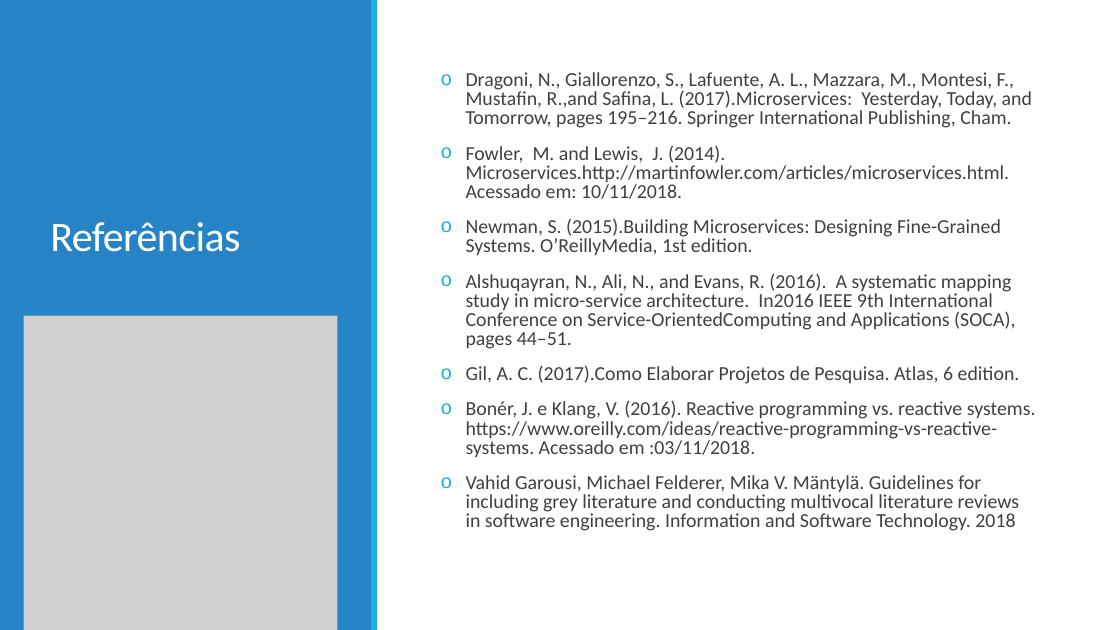
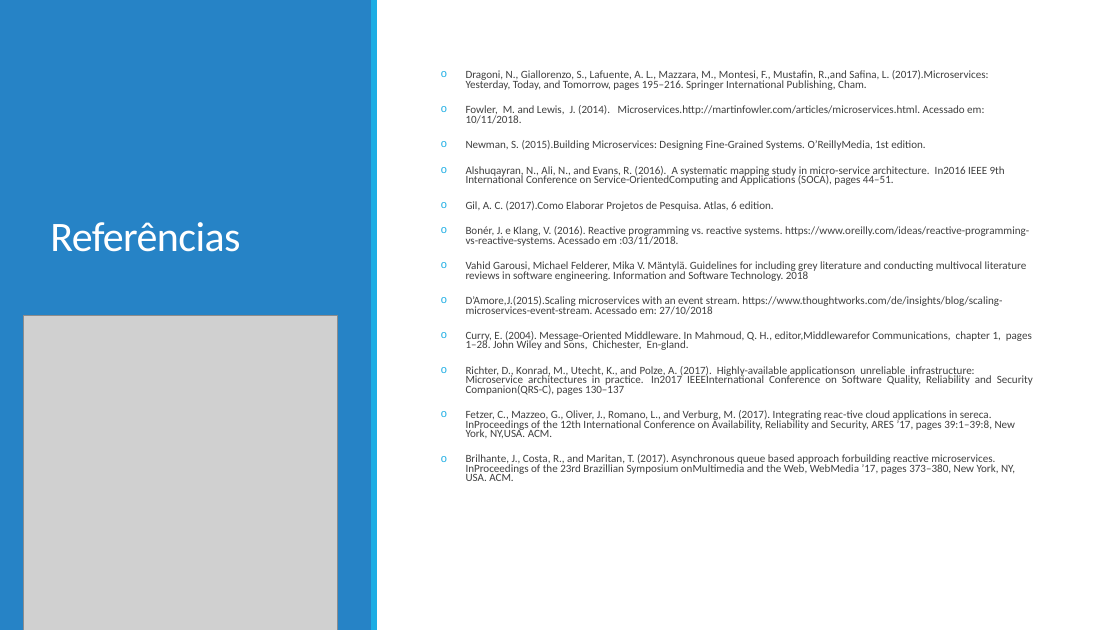
Before and after one commit to mrezende/architecture-discipline, a slide deck: slide 12 of article-presentation/Artigo.pptx. Drawn at 1120x630 pixels with LibreOffice and Linux fonts; fonts in the diff are those of the drawing; grey boxes stand for pictures. Boxes give left, top, right and bottom in pixels: in the first picture for what was removed or moved away, otherwise in the second. Text is boxed around its words. In the diff, an @@ line names an element or a change of style, - is before the commit and + after.

Commit message:
alteracao dos resultados

```diff
--- a/article-presentation/Artigo.pptx
+++ b/article-presentation/Artigo.pptx
@@ text at box(466, 70, 1029, 281): size 17 to 9.5 pt in "Dragoni, N., Giallorenzo, S., Lafuente, A. L., ...", "Fowler, M. and Lewis, J. (2014). Microservices.http://martin ...", "Newman, S. (2015).Building Microservices: Designing Fine-Gra ...", "Alshuqayran, N., Ali, N., and Evans, R. ..." and 3 more places; line spacing 0.8 to 0.7 @@
@@ text at box(466, 296, 1033, 481): paragraphs added @@
+o D’Amore,J.(2015).Scaling microservices with an event stream. https://www.thoughtworks.com/de/insights/blog/scaling-microservices-event-stream. Acessado em: 27/10/2018
+o Curry, E. (2004). Message-Oriented Middleware. In Mahmoud, Q. H., editor,Middlewarefor Communications, chapter 1, pages 1–28. John Wiley and Sons, Chichester, En-gland.
+o Richter, D., Konrad, M., Utecht, K., and Polze, A. (2017). Highly-available applicationson unreliable infrastructure: Microservice architectures in practice. In2017 IEEEInternational Conference on Software Quality, Reliability and Security Companion(QRS-C), pages 130–137
+o Fetzer, C., Mazzeo, G., Oliver, J., Romano, L., and Verburg, M. (2017). Integrating reac-tive cloud applications in sereca. InProceedings of the 12th International Conference on Availability, Reliability and Security, ARES ’17, pages 39:1–39:8, New York, NY,USA. ACM.
+o Brilhante, J., Costa, R., and Maritan, T. (2017). Asynchronous queue based approach forbuilding reactive microservices. InProceedings of the 23rd Brazillian Symposium onMultimedia and the Web, WebMedia ’17, pages 373–380, New York, NY, USA. ACM.
```
